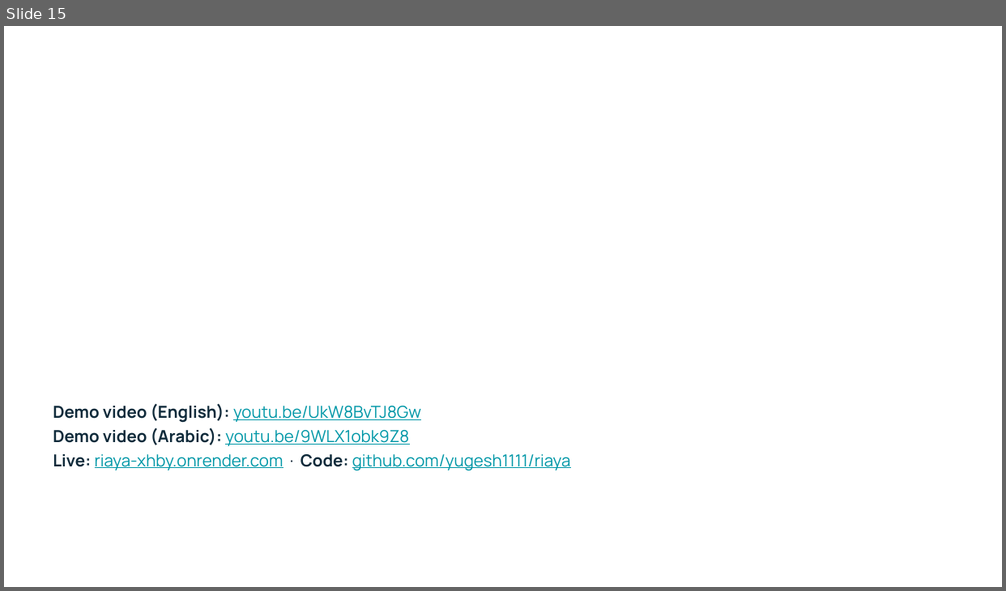
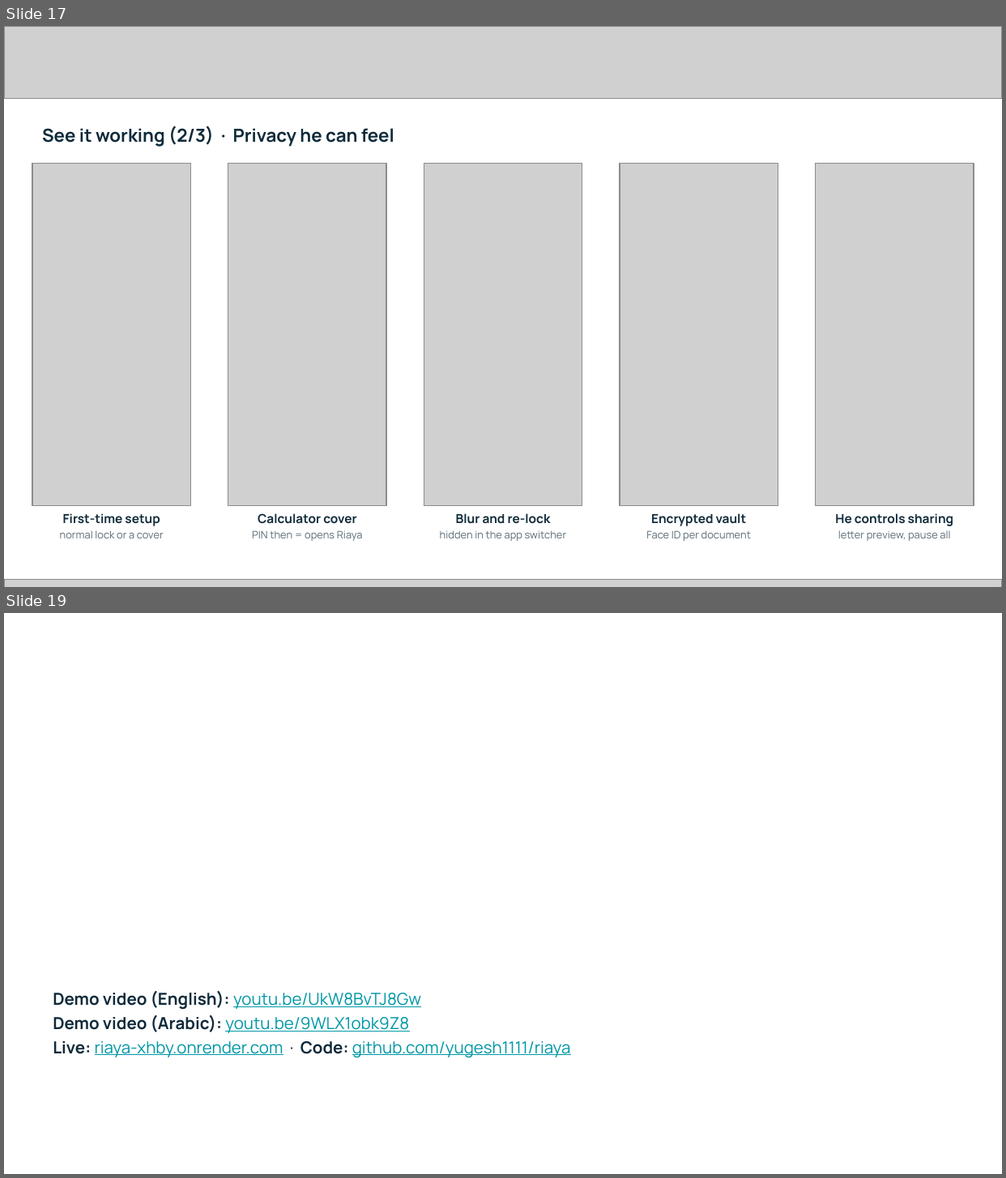
Before and after one commit to yugesh1111/riaya, a slide deck: docs/Riaya_Submission.pptx. Shown one above the other, each under a label of ours: slide 15 before the commit, slides 17 and 19 after it; the slides between them are not shown. The pictures are 1006x591 and 1006x1178 pixels, drawn with LibreOffice and Linux fonts; fonts in the diff are those of the drawing; grey boxes stand for pictures; background and template pictures are left out. Boxes give left, top, right and bottom in pixels: in the first picture for what was removed or moved away, otherwise in the second. Text is boxed around its words. In the diff, an @@ line names an element or a change of style, - is before the commit and + after.

```diff
--- a/docs/Riaya_Submission.pptx
+++ b/docs/Riaya_Submission.pptx
@@ slide 17 added at (4,26,1002,587), background #FFFFFF @@
@@ picture added at (4,26,1002,99) @@
@@ text added at (42,126,394,147), 13 pt, text #0F2A3A, bold @@
+See it working (2/3) · Privacy he can feel
@@ picture added at (32,164,190,506) @@
@@ picture added at (228,164,387,506) @@
@@ picture added at (424,164,583,506) @@
@@ picture added at (620,164,778,506) @@
@@ picture added at (816,164,974,506) @@
@@ text added at (60,531,164,539), 7.5 pt, text #5B6D78 @@
+normal lock or a cover
@@ text added at (63,514,160,527), 9 pt, text #0F2A3A, bold @@
+First-time setup
@@ text added at (252,531,363,541), 7.5 pt, text #5B6D78 @@
+PIN then = opens Riaya
@@ text added at (258,514,357,524), 9 pt, text #0F2A3A, bold @@
+Calculator cover
@@ text added at (440,531,566,541), 7.5 pt, text #5B6D78 @@
+hidden in the app switcher
@@ text added at (456,514,551,524), 9 pt, text #0F2A3A, bold @@
+Blur and re-lock
@@ text added at (646,531,751,541), 7.5 pt, text #5B6D78 @@
+Face ID per document
@@ text added at (651,514,747,527), 9 pt, text #0F2A3A, bold @@
+Encrypted vault
@@ text added at (835,514,953,527), 9 pt, text #0F2A3A, bold @@
+He controls sharing
@@ text added at (838,531,950,541), 7.5 pt, text #5B6D78 @@
+letter preview, pause all
@@ picture added at (4,580,1002,587) @@
@@ what was slide 15 is now slide 19 @@
```
Also in this commit, not shown: 1 slide changed, 3 other slides added, 1 other file.
